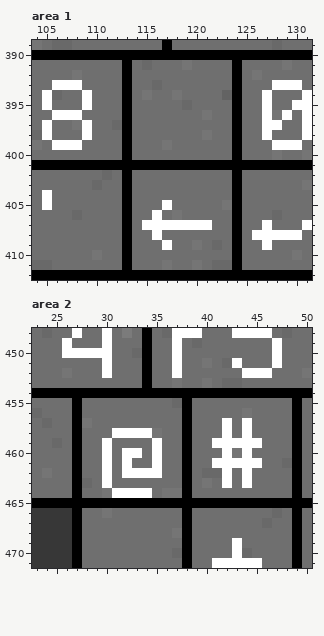
Pixel-art file -- widgets.aseprite. The picture above was drawn from the file before the commit.
1024x1024 pixels, 1 frame. Colours within 5 levels of each other are drawn and written as one. Shown: area 1: x 104..131, y 389..412; area 2: x 23..50, y 448..471.
The result:
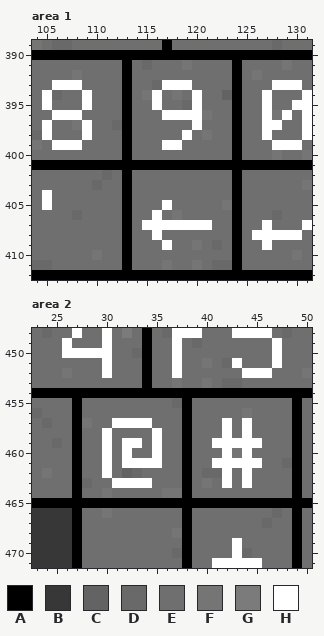
Palette (. is transparent): A #000000  B #373737  C #636363  D #696969  E #6f6f6f  F #757575  G #7b7b7b  H #ffffff
What changed:
Area 1, layer "mc font derived layer":
Colour E becomes colour H in row 393 at x 117 to 119; in rows 394 to 395 at x 116 and 120; in row 396 at x 117 to 120; in row 397 at x 120; in row 398 at x 119; in row 399 at x 118.
Colour F becomes colour H in row 399 at x 117.
Area 2, layer "mc font derived layer":
Colour H becomes colour C in row 462 at x 32.
Colour H becomes colour D in row 462 at x 33.
Colour H becomes colour E in row 458 at x 31 to 34; in row 460 at x 33; in row 462 at x 34 to 35; in row 463 at x 30; in row 464 at x 31 to 34.
Colour E becomes colour H in row 457 at x 31 to 34; in row 458 at x 30; in row 459 at x 32 to 33; in row 461 at x 33 to 34; in row 463 at x 31 to 34.
Colour F becomes colour H in row 458 at x 35.
